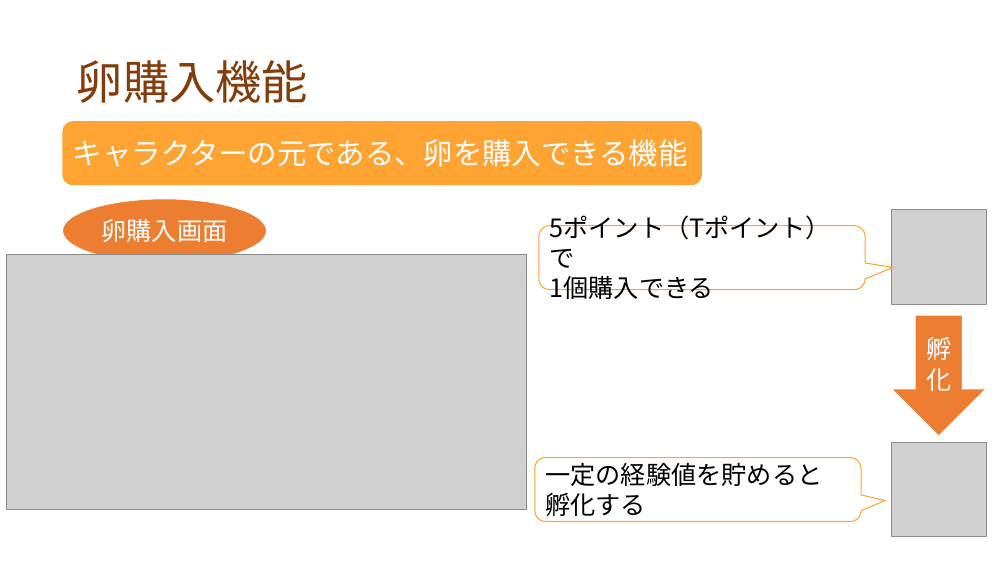
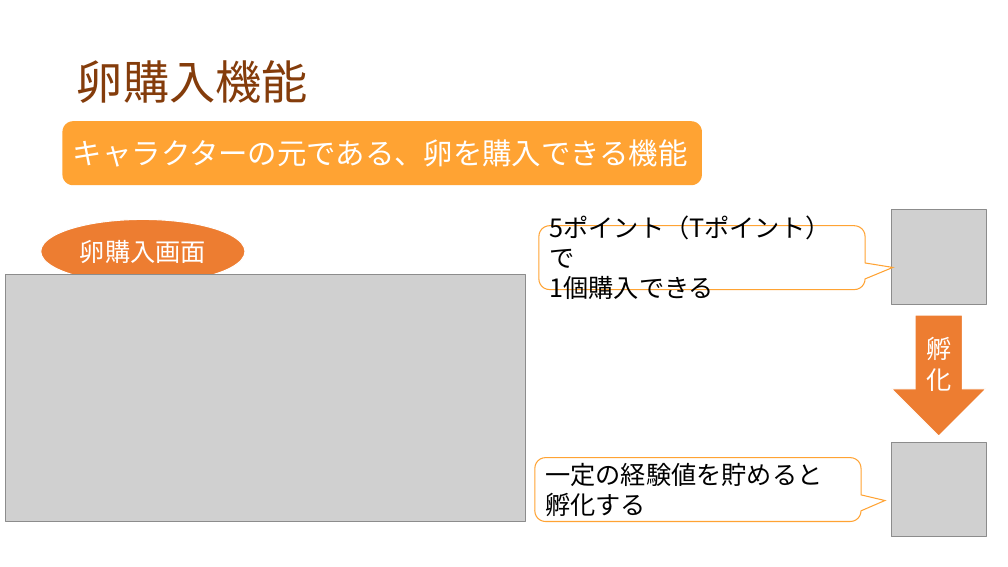
Before and after one commit to dojo2022/F-3, a slide deck: slide 12 of doc/プレゼン資料_F3_なかおっち.pptx. Drawn at 1008x567 pixels with LibreOffice and Linux fonts; fonts in the diff are those of the drawing; grey boxes stand for pictures. Boxes give left, top, right and bottom in pixels: in the first picture for what was removed or moved away, otherwise in the second. Text is boxed around its words. In the diff, an @@ line names an element or a change of style, - is before the commit and + after.

```diff
--- a/doc/プレゼン資料_F3_なかおっち.pptx
+++ b/doc/プレゼン資料_F3_なかおっち.pptx
@@ ellipse "卵購入画面": place and size @@
-ellipse "卵購入画面" at (63, 199, 267, 263)
+ellipse "卵購入画面" at (41, 219, 245, 284)
@@ picture: place and size @@
-picture at (7, 255, 527, 510)
+picture at (6, 274, 526, 522)
```
Also in this commit, not shown: 2 other files.
